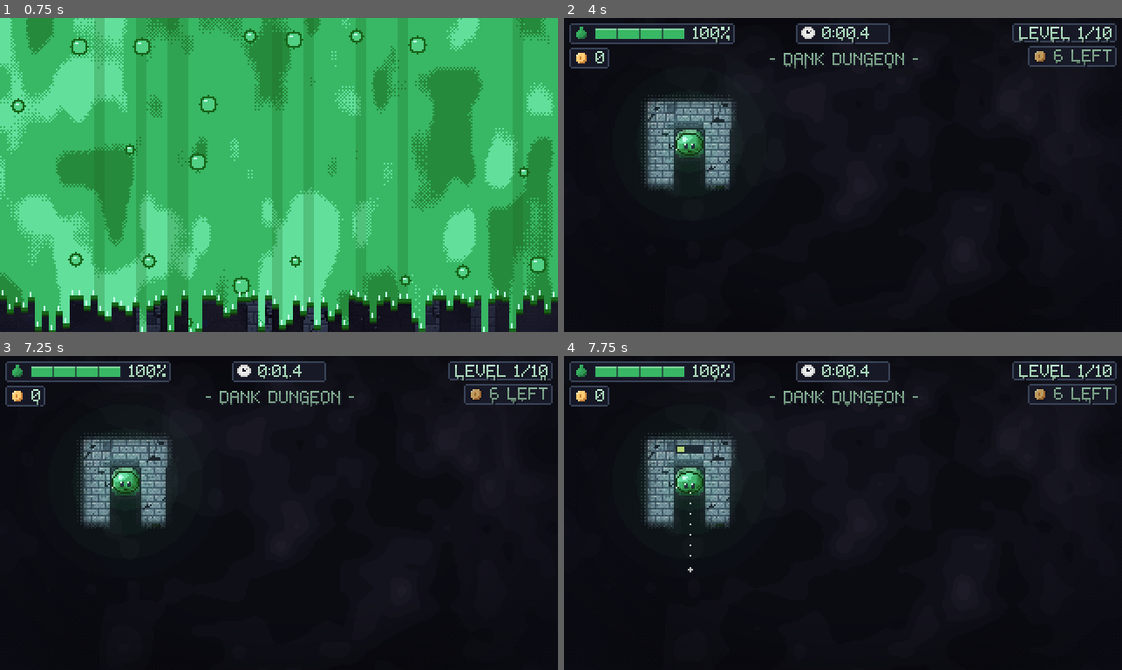
Above: before the commit, frames 1-4 (two rows, left to right).
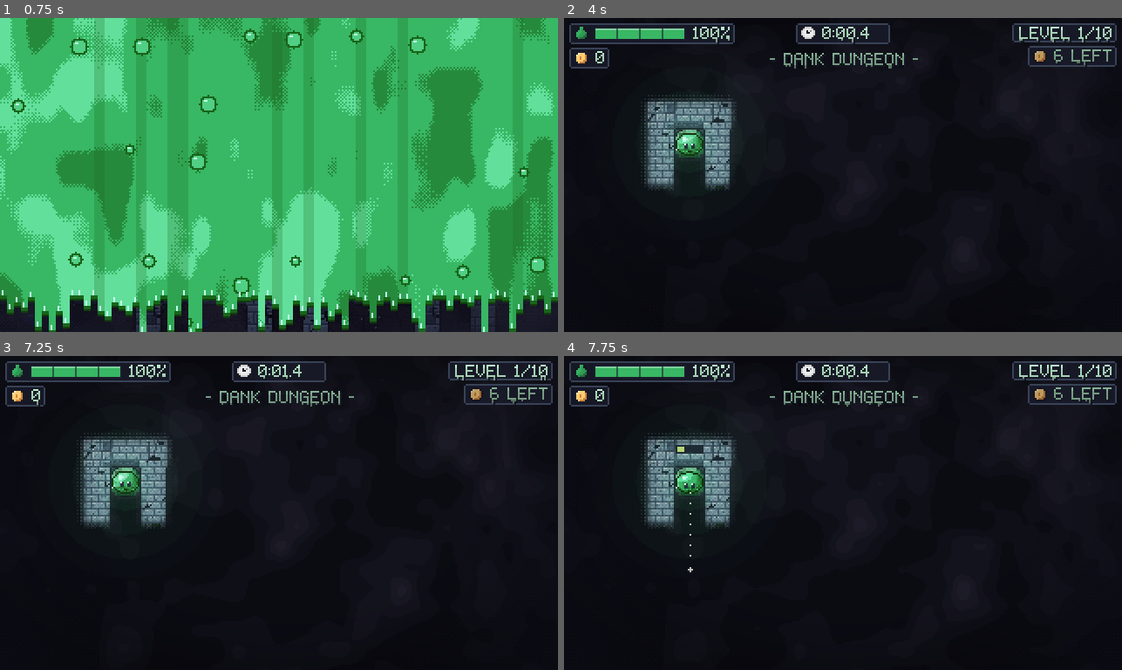
Above: after the commit, the same moments.

Repository: AveryBlue-GD/slime-time
Game: Godot game, scene res://scenes/title.tscn
Same seed, same stepped clock (60 frames per second), same inputs: the game is played once before the commit and once after it.
Inputs (mouse positions are in pixels of both pictures, inside the frame that each line leads up to):
- Up to frame 1 (0.75 s): click "PLAY" at 0.5 s
- Up to frame 2 (4 s): tap Enter at 1.25 s; move the mouse to (965, 159) at 1.27 s; hold D (move_right) 1.28-2 s; hold Space (jump) 1.28-2 s; click (965, 159) at 1.42 s; drag from (731, 190) to (815, 237) at 2.02 s; tap R (restart) at 2.75 s; move the mouse to (898, 105) at 2.77 s; hold D (move_right) 2.78-3.5 s; hold Space (jump) 2.78-3.5 s; tap P at 2.85 s; click "RESTART" at 3.5 s
- Up to frame 3 (7.25 s): drag from (251, 575) to (111, 465) at 4.27 s; tap R (restart) at 5 s; move the mouse to (446, 560) at 5.02 s; hold A (move_left) 5.03-5.75 s; hold Space (jump) 5.03-5.75 s; tap I at 5.1 s; tap Escape (menu) at 5.65 s; click "RESTART" at 5.75 s; drag from (111, 465) to (195, 434) at 6.52 s
- Up to frame 4 (7.75 s): tap R (restart) at 7.25 s; move the mouse to (870, 513) at 7.27 s; hold S (move_down) from 7.28 s (still down); hold Space (jump) from 7.28 s (still down); tap F (interact) at 7.35 s; click (870, 513) at 7.42 s

Frame 1 is identical in both runs. In frame 2, less than 0.1% of the frame differs, in the area x 20-25%, y 37-44%; in frame 3, less than 0.1%; in frame 4, less than 0.1%.

Commit message:
Jelly polish: shine sweep, backlit crescent and charge tension in the skin shader
Co-Authored-By: Claude Sonnet 5.5 <noreply@anthropic.com>

Diff:
--- a/assets/shaders/slime_skin.gdshader
+++ b/assets/shaders/slime_skin.gdshader
@@ -21,6 +21,13 @@
 // Rainbow cycles per second passing any point, and how wide one full rainbow is (px).
 uniform float rainbow_speed = 0.45;
 uniform float rainbow_width = 16.0;
+// Gloss (0 = off, for logos and menu props): a specular shine that sweeps over the dome every
+// few seconds and a dithered backlit crescent along the underside, like light coming through
+// the jelly. Both just move a pixel's goo shade up one step, so every skin (rainbow and the
+// color wheel too) gets them. `charge` (0-1) tenses the colors while charging a leap.
+uniform float gloss = 0.0;
+uniform float shine_motion = 1.0;
+uniform float charge = 0.0;
 
 // No arrays here on purpose: constant and local arrays indexed at run time fail to compile on
 // many Android GPUs in the browser (the slime, stations and hats just vanished), so every lookup
@@ -106,6 +113,12 @@
 	return v * mix(vec3(1.0), clamp(p - 1.0, 0.0, 1.0), s);
 }
 
+// 2x2 ordered dither, 0..0.75, without arrays.
+float bayer2(vec2 p) {
+	vec2 m = mod(p, 2.0);
+	return mod(m.x * 2.0 + m.y * 3.0, 4.0) * 0.25;
+}
+
 void fragment() {
 	vec4 texel = texture(TEXTURE, UV);
 	vec3 rgb = texel.rgb;
@@ -113,6 +126,21 @@
 	int crust_from = shade < 0 ? crust_source(rgb) : -1;
 	// Dried crust: the goo shade it came from, then dulled and darkened below.
 	int source = shade >= 0 ? shade : crust_from;
+	if (gloss > 0.0 && shade >= 0) {
+		vec2 gp = floor(local_pos);
+		// Backlit crescent: the dark underside lets light through on a dithered edge.
+		float under = clamp((gp.y - 1.0) / 5.0, 0.0, 1.0) * 0.8;
+		if ((shade == 3 || shade == 4) && bayer2(gp) + 0.125 < under) {
+			source = shade - 1;
+		}
+		// Shine: a thin diagonal band sweeps over the top of the body, then rests a while.
+		float t = shine_motion > 0.5 ? TIME : 1.7;
+		float sweep = mix(-16.0, 30.0, fract(t * 0.3) * 1.5);
+		float band = abs(gp.x + gp.y * 0.8 - sweep);
+		if (band < 1.6 && (shade == 1 || shade == 2)) {
+			source = shade - 1;
+		}
+	}
 	if (source >= 0 && rainbow) {
 		vec2 p = floor(local_pos);
 		float wave = p.x + sin(p.y * 0.6 + TIME * 4.0) * 1.5;
@@ -125,6 +153,11 @@
 	} else if (source >= 0) {
 		rgb = skin_shade(source);
 	}
+	if (charge > 0.0 && crust_from < 0) {
+		float luma = dot(rgb, vec3(0.3, 0.59, 0.11));
+		rgb = mix(vec3(luma), rgb, 1.0 + 0.4 * charge);
+		rgb += (shine_motion > 0.5 ? 0.05 * sin(TIME * 16.0) : 0.0) * charge * step(0.0, float(source));
+	}
 	if (crust_from >= 0) {
 		float grey = dot(rgb, vec3(0.3, 0.59, 0.11));
 		rgb = mix(vec3(grey), rgb, 0.55) * 0.8;
--- a/scripts/slime.gd
+++ b/scripts/slime.gd
@@ -81,6 +81,7 @@
 var facing := Vector2.RIGHT
 
 var _jump_dir := Vector2.ZERO
+var _tension := -1.0  # last charge tension sent to the skin shader
 var _jump_distance := 0.0
 var _jump_traveled := 0.0
 ## Distance actually flown by the latest jump (shorter than planned when it hits a wall).
@@ -212,6 +213,10 @@
 	sprite.sprite_frames = load_sprite_frames()
 	sprite.material = Skins.make_material(Skins.get_preset(Skins.DEFAULT).color)
 	sprite.play("idle")
+	var skin := sprite.material as ShaderMaterial
+	skin.set_shader_parameter("gloss", 1.0)
+	var progress := get_node_or_null("/root/Progress")
+	skin.set_shader_parameter("shine_motion", 0.0 if progress and progress.reduce_motion else 1.0)
 	_drips = Fx.make_drips()
 	_drips.show_behind_parent = true
 	_drips.color = Skins.get_preset(Skins.DEFAULT).color
@@ -309,6 +314,10 @@
 		_squish_left = SQUISH_INTERVAL * max_speed / maxf(velocity.length(), 1.0)
 		_sfx("squish", -12.0, randf_range(0.85, 1.15))
 	_land_anim_left = maxf(_land_anim_left - delta, 0.0)
+	var tension := charge / 100.0 if state == State.CHARGING else 0.0
+	if not is_equal_approx(tension, _tension):
+		_tension = tension
+		(sprite.material as ShaderMaterial).set_shader_parameter("charge", tension)
 	_bounce_fx_left = maxf(_bounce_fx_left - delta, 0.0)
 	_recover_anim_left = maxf(_recover_anim_left - delta, 0.0)
 	_drips.emitting = state == State.GLIDE and not frozen and velocity.length() > DRIP_SPEED
--- /dev/null
+++ b/tests/test_polish.gd
@@ -0,0 +1,49 @@
+extends SceneTree
+
+## Visual polish pass: the trail has its rim/bevel shader, the slime's skin shader gets gloss and
+## a charge tension while charging, and (further down) ambient effects and UI frames.
+## Run: ./tools/godot.sh --path . --headless --fixed-fps 60 --quit-after 30000 -s res://tests/test_polish.gd
+
+const MAIN := preload("res://scenes/main.tscn")
+
+var failures := 0
+var progress: Node
+
+
+func _initialize() -> void:
+	await process_frame
+	progress = root.get_node("Progress")
+	progress.saving_enabled = false
+	progress.reduce_motion = false
+	var game: Node2D = MAIN.instantiate()
+	game.level = 1
+	root.add_child(game)
+	await _frames(10)
+
+	var trail_material := game.trail_sprite.material as ShaderMaterial
+	_check(trail_material != null and trail_material.shader.resource_path.ends_with("trail.gdshader"), "the trail uses the trail shader")
+	_check(is_equal_approx(trail_material.get_shader_parameter("animate"), 1.0), "trail twinkle runs with full motion")
+
+	var skin := game.slime.sprite.material as ShaderMaterial
+	_check(is_equal_approx(skin.get_shader_parameter("gloss"), 1.0), "the slime's skin has gloss on")
+	_check(is_equal_approx(skin.get_shader_parameter("charge"), 0.0), "no charge tension at rest")
+	Input.action_press("jump")
+	await _frames(30)
+	_check(game.get_node("Slime").state == Slime.State.CHARGING and float(skin.get_shader_parameter("charge")) > 0.1, "charge tension rises while charging")
+	Input.action_release("jump")
+	await _frames(20)
+	_check(is_equal_approx(skin.get_shader_parameter("charge"), 0.0), "tension relaxes after the leap")
+
+	print("RESULT: ", "PASS" if failures == 0 else "FAIL")
+	quit(failures)
+
+
+func _frames(count: int) -> void:
+	for i in count:
+		await process_frame
+
+
+func _check(ok: bool, message: String) -> void:
+	if not ok:
+		failures += 1
+		print("FAIL: ", message)
Binary file added: docs/polish-shots/phase2_jelly_after_l1.png
Binary file added: docs/polish-shots/phase2_jelly_skins.png
